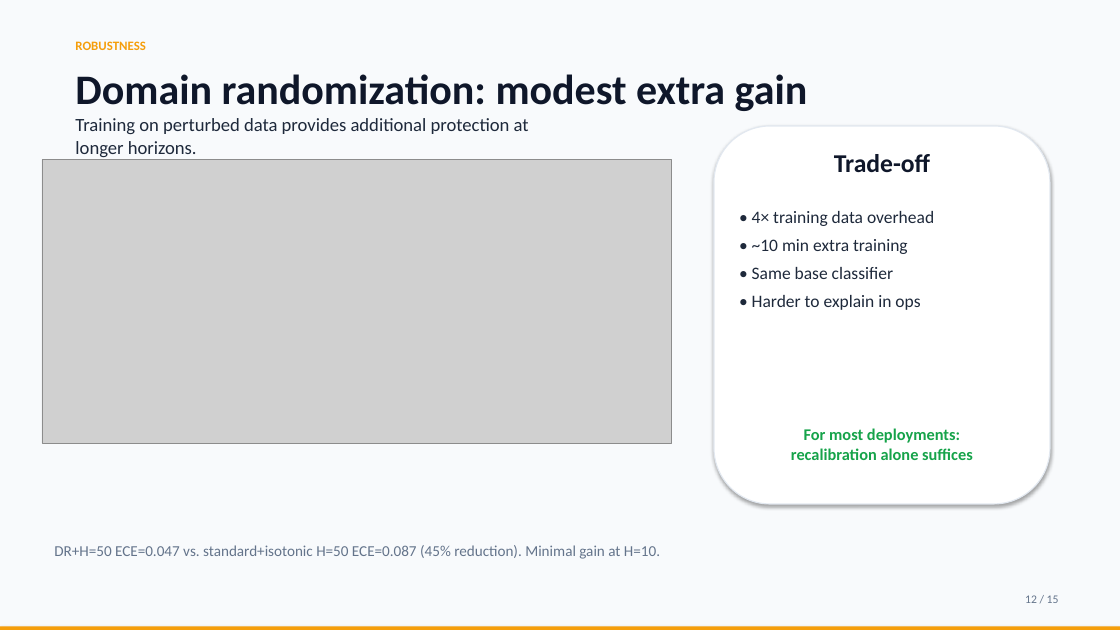
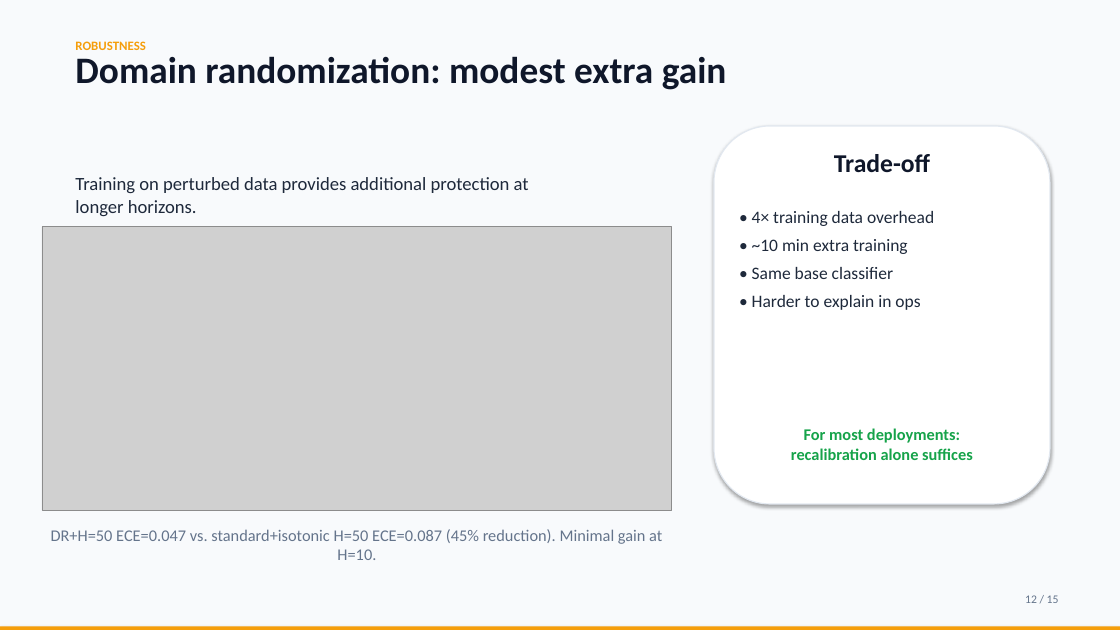
Before and after one commit to touhidsiddiqueeraj-bit/Robustness-of-Multihorizon-Battery-Failure-Intelligence, a slide deck: slide 12 of opendesign/mockups/conference-b-deck/robustness_presentation.pptx. Drawn at 1120x630 pixels with LibreOffice and Linux fonts; fonts in the diff are those of the drawing; grey boxes stand for pictures. Boxes give left, top, right and bottom in pixels: in the first picture for what was removed or moved away, otherwise in the second. Text is boxed around its words. In the diff, an @@ line names an element or a change of style, - is before the commit and + after.

Commit message:
Fix pptx layout: card labels, slide 10 overlap, slide 12 overlap, figure padding, distribution annotation

```diff
--- a/opendesign/mockups/conference-b-deck/robustness_presentation.pptx
+++ b/opendesign/mockups/conference-b-deck/robustness_presentation.pptx
@@ text "Domain randomization: modest extra gain": place and size @@
-text "Domain randomization: modest extra gain" at box(75, 74, 808, 111)
+text "Domain randomization: modest extra gain" at box(75, 56, 727, 90)
@@ text "Domain randomization: modest extra gain" at box(75, 56, 727, 90): size 36 to 32 pt @@
@@ text "Training on perturbed data provides ...": place and size @@
-text "Training on perturbed data provides ..." at box(75, 118, 529, 160)
+text "Training on perturbed data provides ..." at box(75, 177, 529, 216)
@@ picture: place and size @@
-picture at box(42, 160, 672, 444)
+picture at box(42, 227, 672, 511)
@@ text "DR+H=50 ECE=0.047 vs. standard+isotonic H=50 ...": place and size @@
-text "DR+H=50 ECE=0.047 vs. standard+isotonic H=50 ..." at box(54, 545, 660, 559)
+text "DR+H=50 ECE=0.047 vs. standard+isotonic H=50 ..." at box(51, 529, 662, 560)
@@ text "DR+H=50 ECE=0.047 vs. standard+isotonic H=50 ..." at box(51, 529, 662, 560): size 13 to 14 pt @@
```
Also in this commit, not shown: 6 other slides changed, 23 other files.
